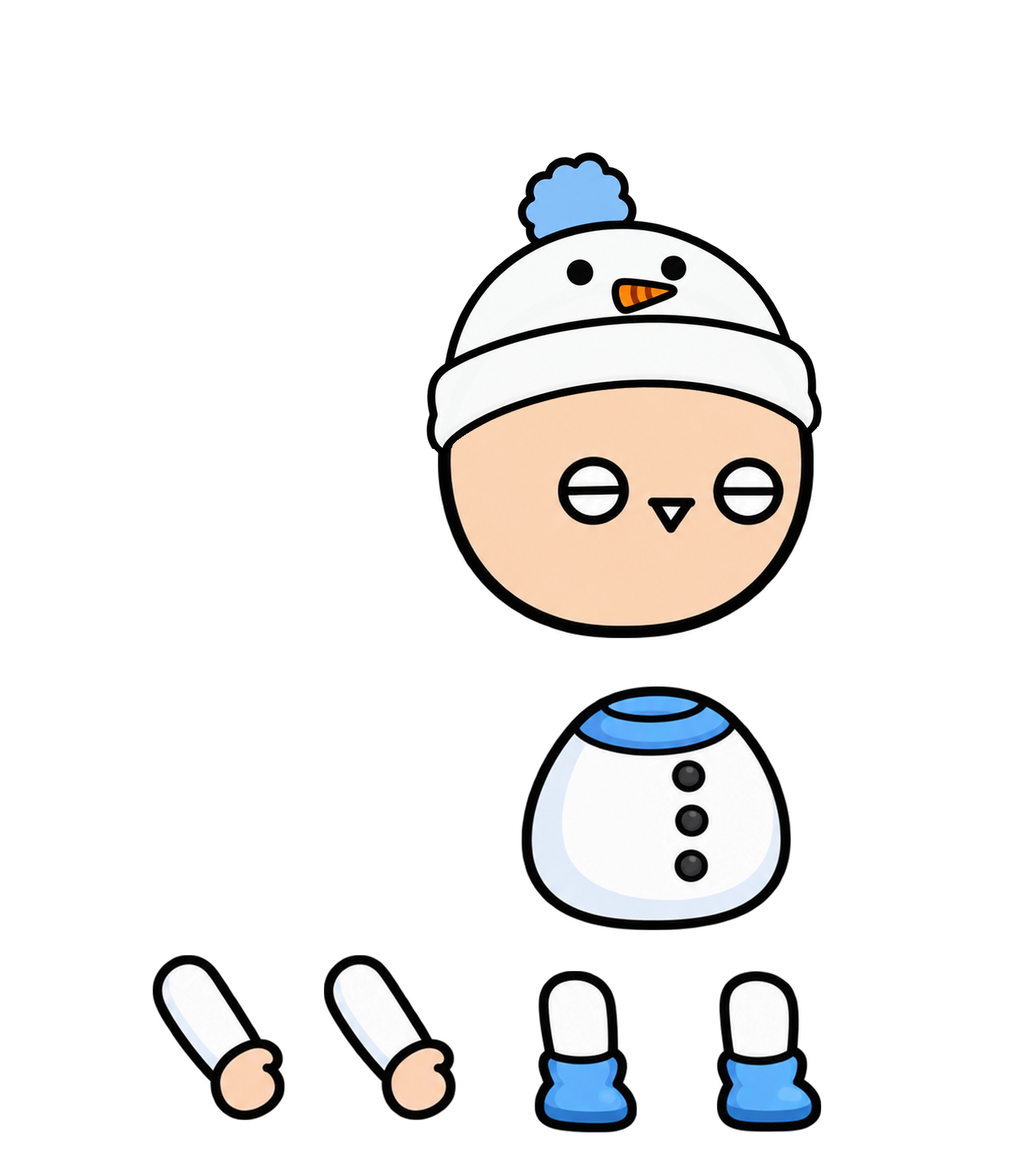
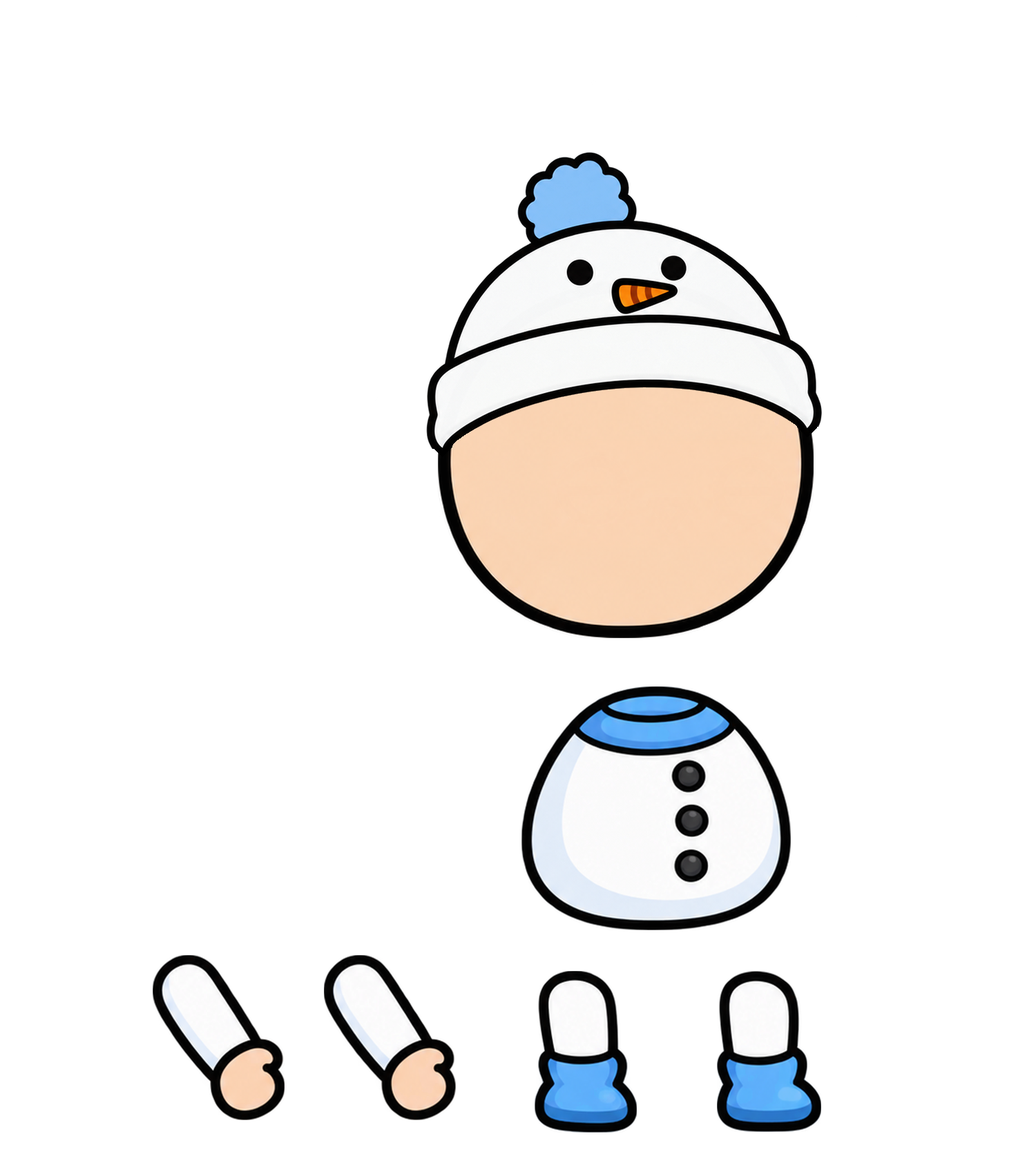
Layers edited between the first and the second 1036×1174 image:
painted on "머리" over (x1=549, y1=442, x2=801, y2=553)
